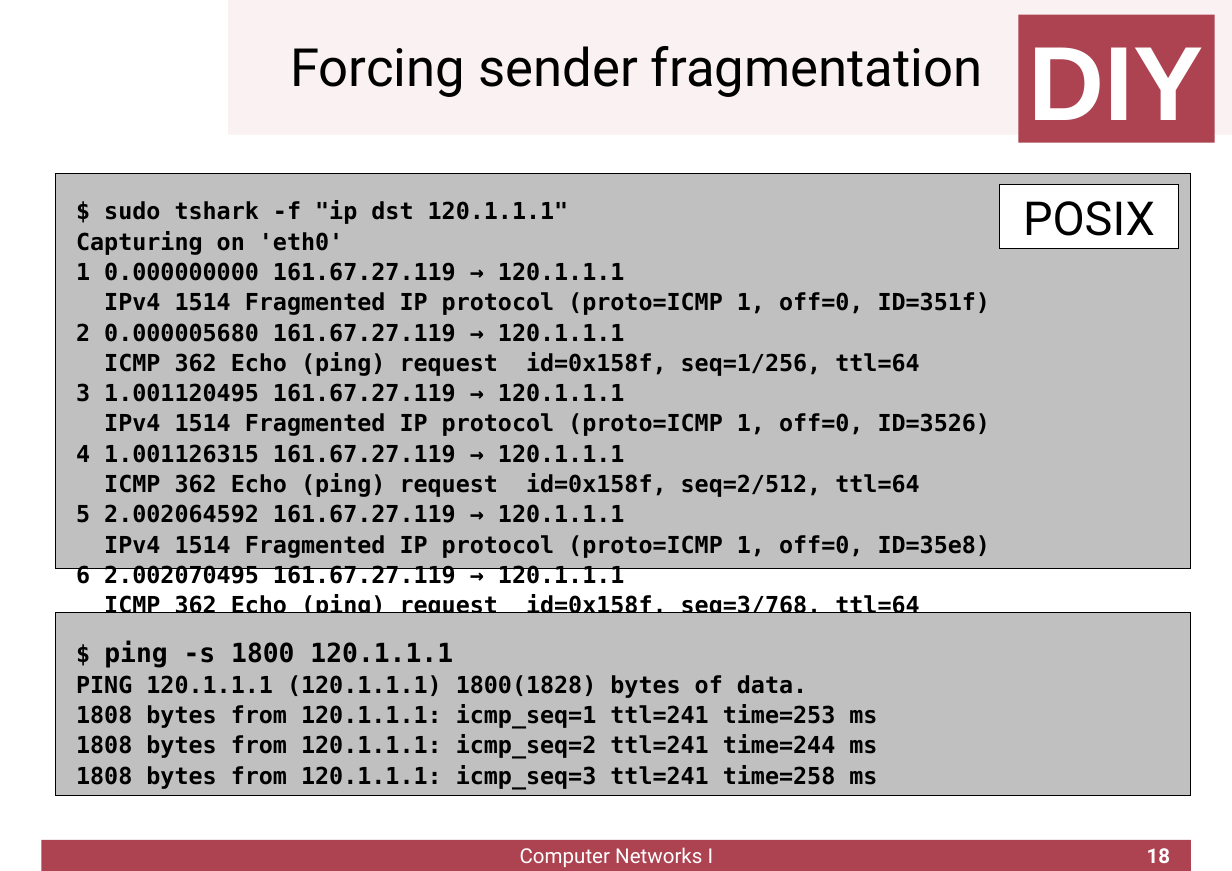
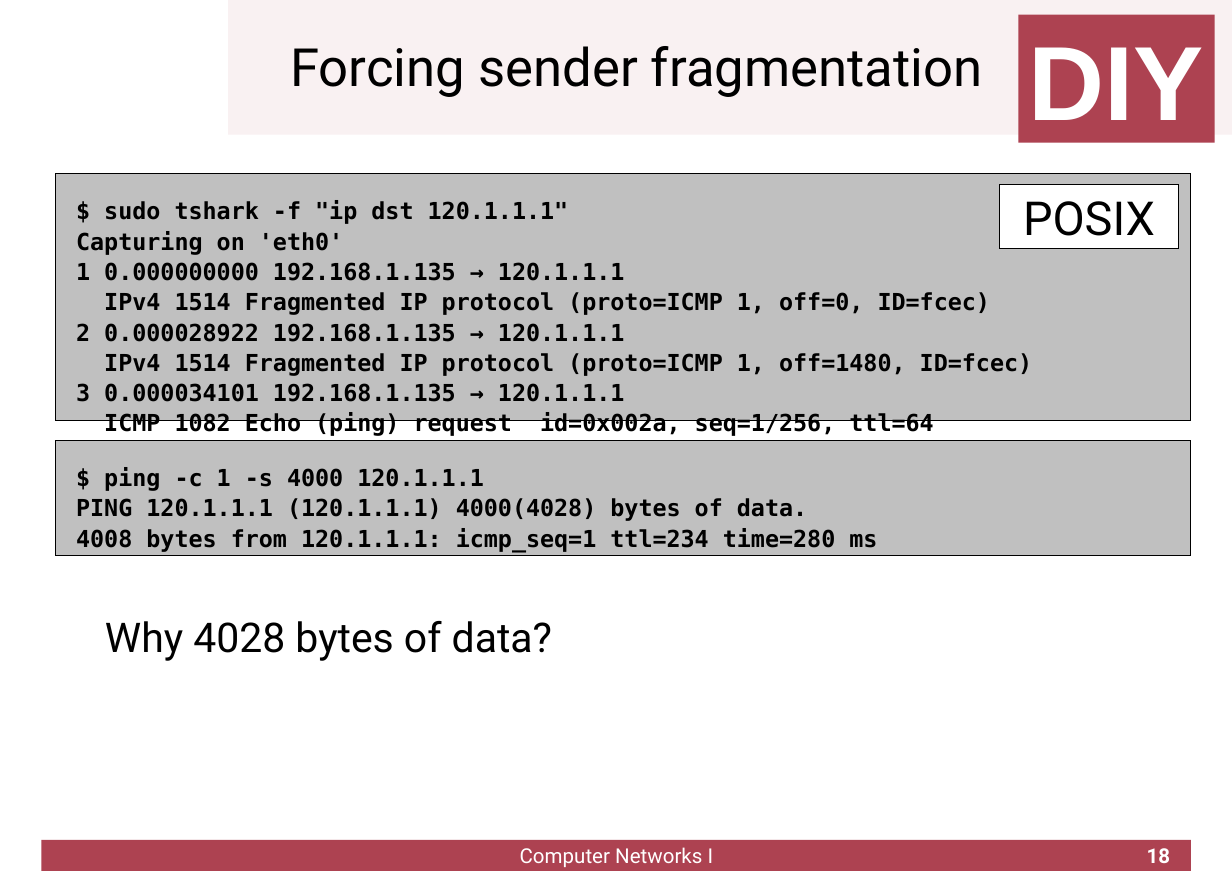
Before and after one commit to cletomartin/redes1, a slide deck: slide 18 of slides/network.odp. Drawn at 1232x871 pixels with LibreOffice and Linux fonts; fonts in the diff are those of the drawing; background and template pictures are left out. Boxes give left, top, right and bottom in pixels: in the first picture for what was removed or moved away, otherwise in the second. Text is boxed around its words. In the diff, an @@ line names an element or a change of style, - is before the commit and + after.

```diff
--- a/slides/network.odp
+++ b/slides/network.odp
@@ rectangle "$ sudo tshark -f "ip ...": place and size @@
-rectangle "$ sudo tshark -f "ip ..." at (56,174,1192,569)
+rectangle "$ sudo tshark -f "ip ..." at (56,174,1192,422)
@@ text in rectangle at (76,262,1033,437): text changed @@
-1 0.000000000 161.67.27.119 → 120.1.1.1
-IPv4 1514 Fragmented IP protocol (proto=ICMP 1, off=0, ID=351f)
-2 0.000005680 161.67.27.119 → 120.1.1.1
-ICMP 362 Echo (ping) request id=0x158f, seq=1/256, ttl=64
-3 1.001120495 161.67.27.119 → 120.1.1.1
-IPv4 1514 Fragmented IP protocol (proto=ICMP 1, off=0, ID=3526)
-4 1.001126315 161.67.27.119 → 120.1.1.1
-ICMP 362 Echo (ping) request id=0x158f, seq=2/512, ttl=64
-5 2.002064592 161.67.27.119 → 120.1.1.1
-IPv4 1514 Fragmented IP protocol (proto=ICMP 1, off=0, ID=35e8)
-6 2.002070495 161.67.27.119 → 120.1.1.1
-ICMP 362 Echo (ping) request id=0x158f, seq=3/768, ttl=64
+1 0.000000000 192.168.1.135 → 120.1.1.1
+IPv4 1514 Fragmented IP protocol (proto=ICMP 1, off=0, ID=fcec)
+2 0.000028922 192.168.1.135 → 120.1.1.1
+IPv4 1514 Fragmented IP protocol (proto=ICMP 1, off=1480, ID=fcec)
+3 0.000034101 192.168.1.135 → 120.1.1.1
+ICMP 1082 Echo (ping) request id=0x002a, seq=1/256, ttl=64
@@ rectangle "$ ping -c 1 -s ...": place and size @@
-rectangle "$ ping -c 1 -s ..." at (56,613,1192,797)
+rectangle "$ ping -c 1 -s ..." at (56,441,1192,555)
@@ text in rectangle at (76,467,877,552): text changed @@
-$ ping -s 1800 120.1.1.1
-PING 120.1.1.1 (120.1.1.1) 1800(1828) bytes of data.
-1808 bytes from 120.1.1.1: icmp_seq=1 ttl=241 time=253 ms
-1808 bytes from 120.1.1.1: icmp_seq=2 ttl=241 time=244 ms
-1808 bytes from 120.1.1.1: icmp_seq=3 ttl=241 time=258 ms
+$ ping -c 1 -s 4000 120.1.1.1
+PING 120.1.1.1 (120.1.1.1) 4000(4028) bytes of data.
+4008 bytes from 120.1.1.1: icmp_seq=1 ttl=234 time=280 ms
@@ text added at (105,621,552,661), 28 pt, text #000000 @@
+Why 4028 bytes of data?
```
Also in this commit, not shown: 3 other slides changed, 2 slides added, 1 other file.
